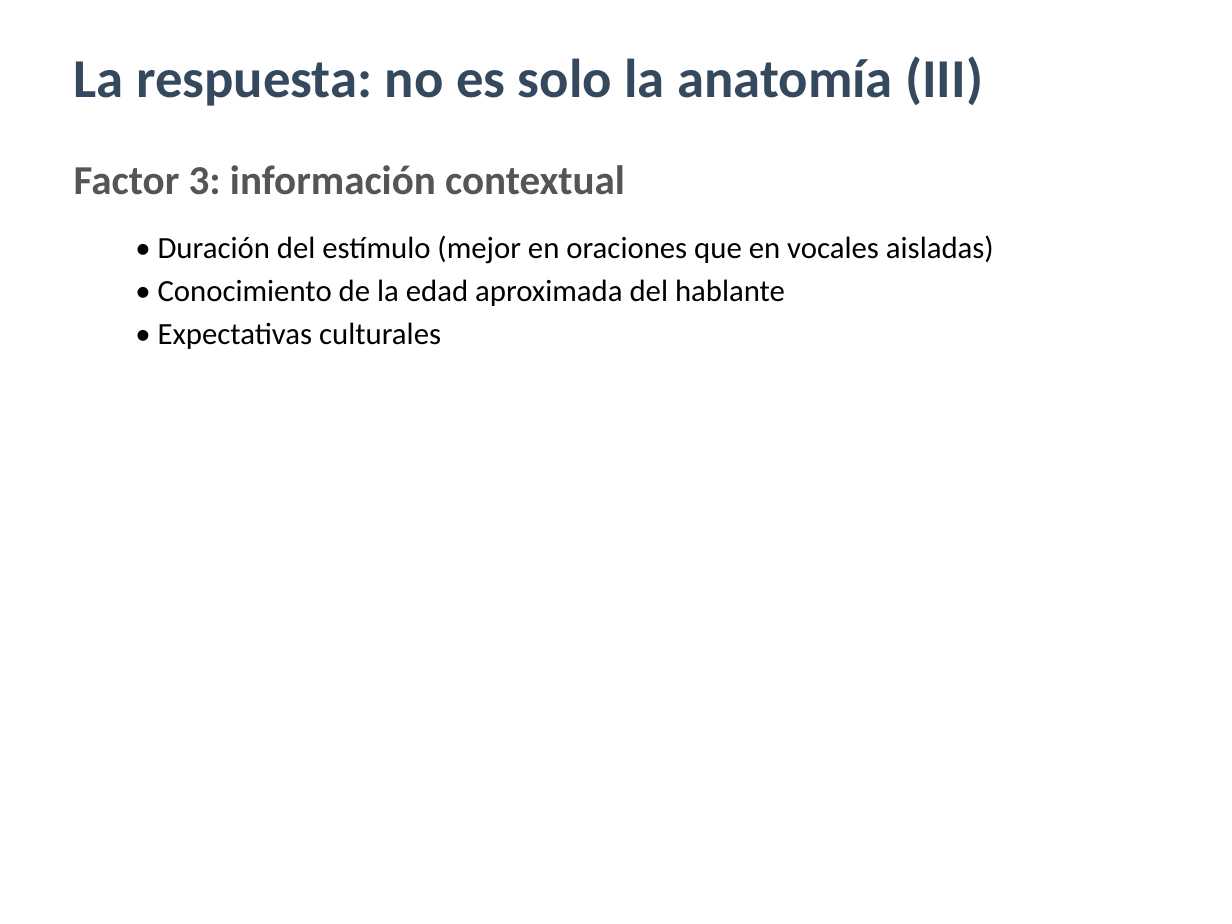
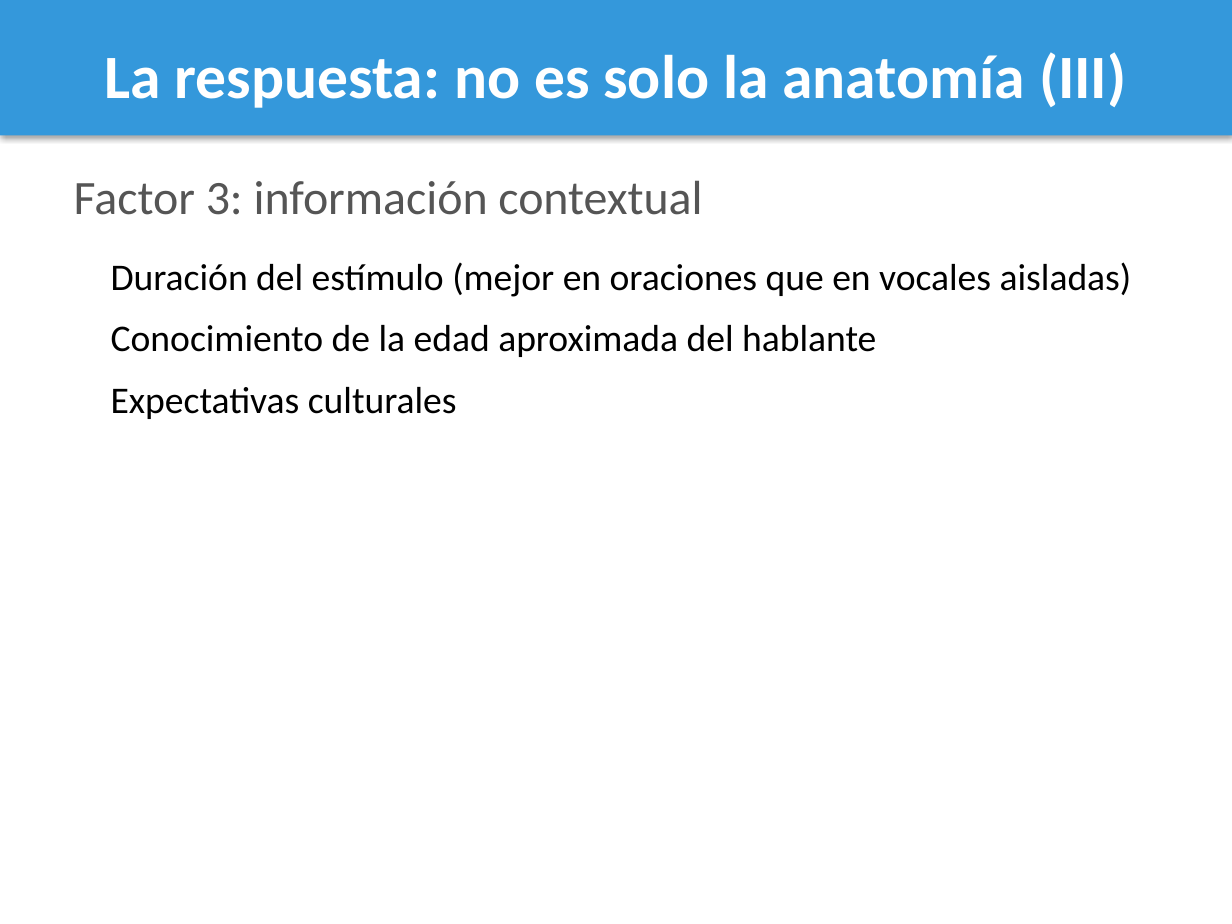
Before and after one commit to maquemmados/vozvozvoz, a slide deck: slide 16 of presentacion.pptx (slide 17 before the commit). Drawn at 1232x924 pixels with LibreOffice and Linux fonts; fonts in the diff are those of the drawing. Boxes give left, top, right and bottom in pixels: in the first picture for what was removed or moved away, otherwise in the second. Text is boxed around its words. In the diff, an @@ line names an element or a change of style, - is before the commit and + after.

```diff
--- a/presentacion.pptx
+++ b/presentacion.pptx
@@ rectangle added at (0, 0, 1232, 136), fill #3498DB @@
@@ text "La respuesta: no es solo ...": place and size @@
-text "La respuesta: no es solo ..." at (74, 56, 983, 106)
+text "La respuesta: no es solo ..." at (104, 52, 1126, 108)
@@ text "La respuesta: no es solo ..." at (104, 52, 1126, 108): size 32 to 36 pt, text colour #34495E to #FFFFFF; alignment left to centre @@
@@ text "Factor 3: información contextual": place and size @@
-text "Factor 3: información contextual" at (74, 165, 625, 195)
+text "Factor 3: información contextual" at (74, 180, 702, 215)
@@ text "Factor 3: información contextual" at (74, 180, 702, 215): size 24 to 28 pt, bold off @@
@@ text at (111, 262, 1132, 297): text changed; size 18 to 22 pt @@
-• Duración del estímulo (mejor en oraciones que en vocales aisladas)
+Duración del estímulo (mejor en oraciones que en vocales aisladas)
@@ text at (111, 325, 876, 357): text changed; size 18 to 22 pt @@
-• Conocimiento de la edad aproximada del hablante
+Conocimiento de la edad aproximada del hablante
@@ text at (111, 387, 457, 419): text changed; size 18 to 22 pt @@
-• Expectativas culturales
+Expectativas culturales
```
Also in this commit, not shown: 19 other slides changed, 1 slide added, 3 slides removed, 1 other file.
